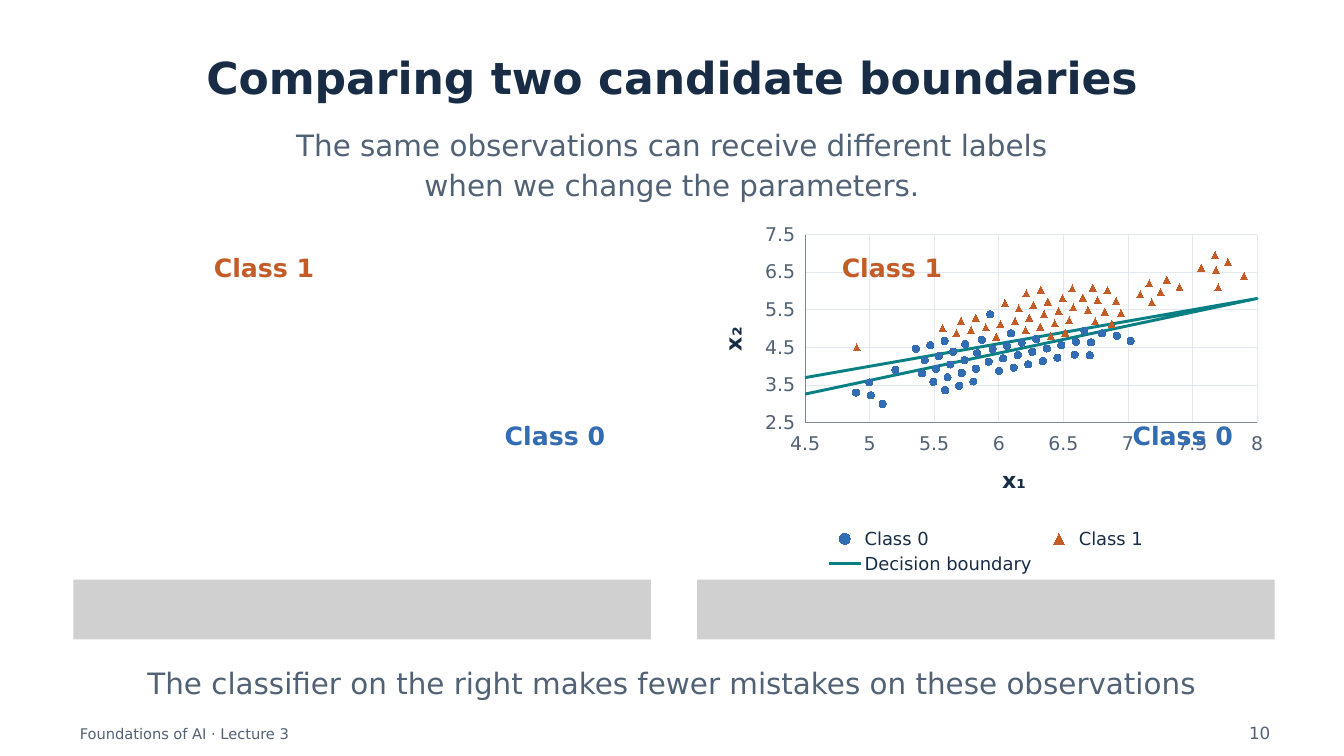
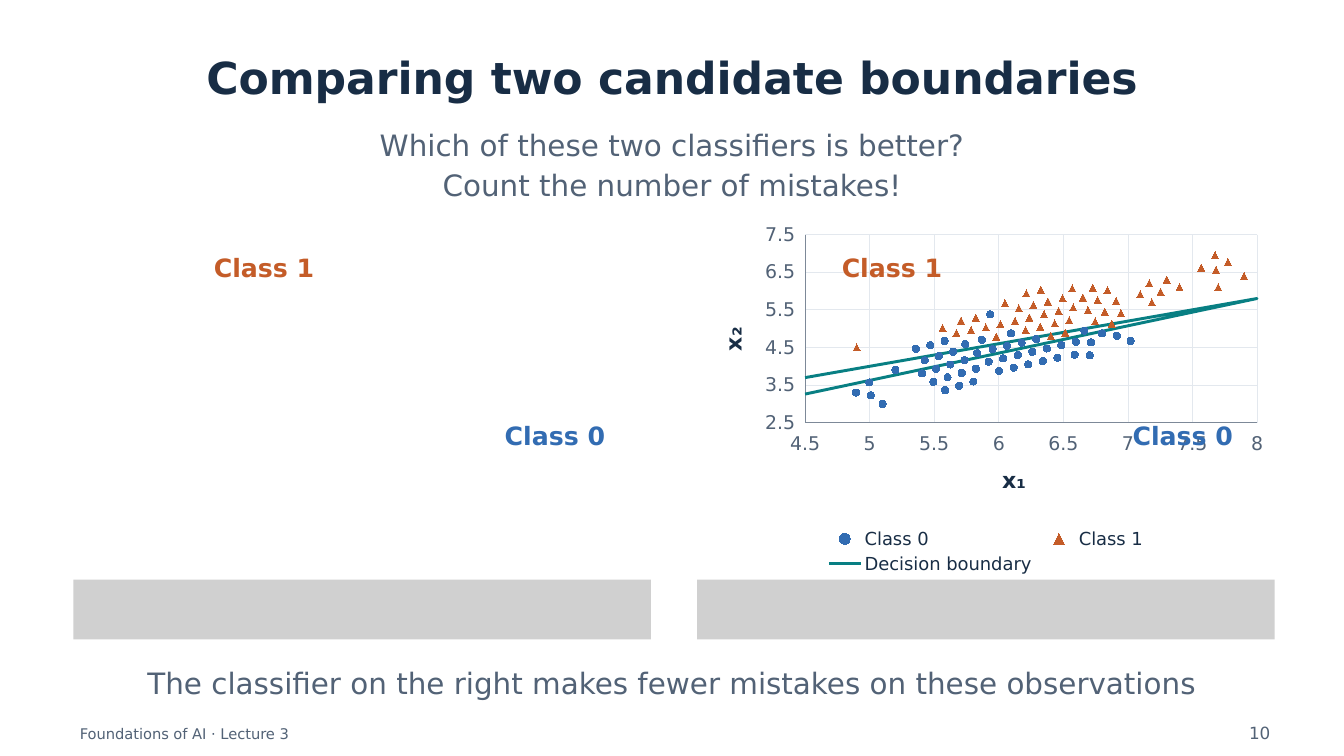
Before and after one commit to semtm0051/2026_27, a slide deck: slide 10 of Week_03/Slides/Week_03 - Slides.pptx. Drawn at 1344x756 pixels with LibreOffice and Linux fonts; fonts in the diff are those of the drawing; grey boxes stand for pictures. Boxes give left, top, right and bottom in pixels: in the first picture for what was removed or moved away, otherwise in the second. Text is boxed around its words. In the diff, an @@ line names an element or a change of style, - is before the commit and + after.

```diff
--- a/Week_03/Slides/Week_03 - Slides.pptx
+++ b/Week_03/Slides/Week_03 - Slides.pptx
@@ text at bbox=[380, 133, 963, 197]: text changed @@
-The same observations can receive different labels
-when we change the parameters.
+Which of these two classifiers is better?
+Count the number of mistakes!
```
Also in this commit, not shown: 11 other slides changed, 1 slide removed, 1 other file.
